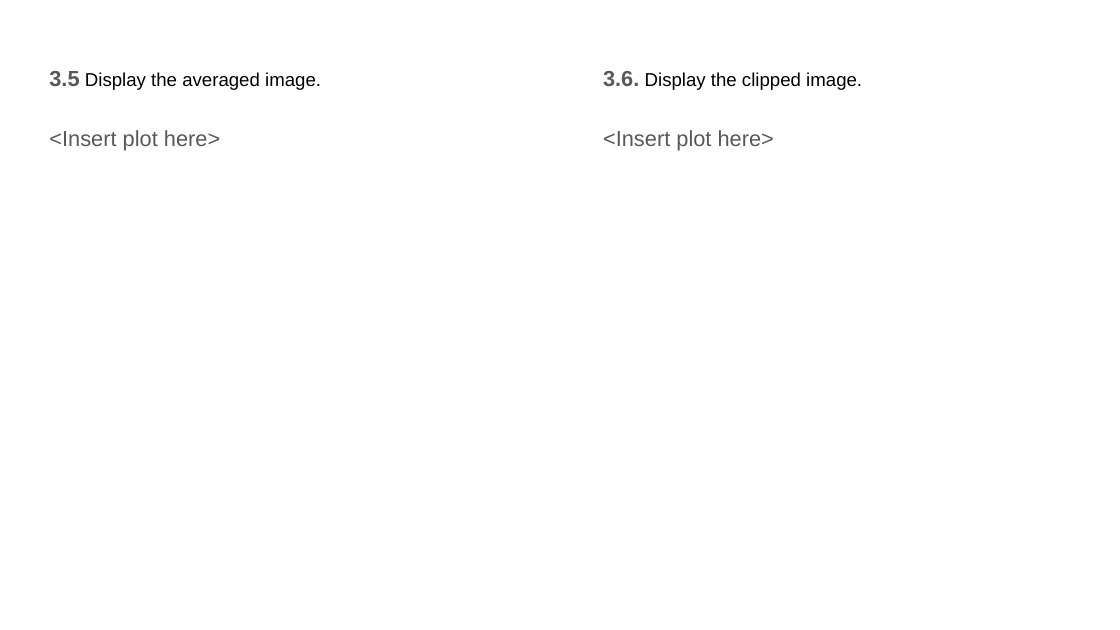
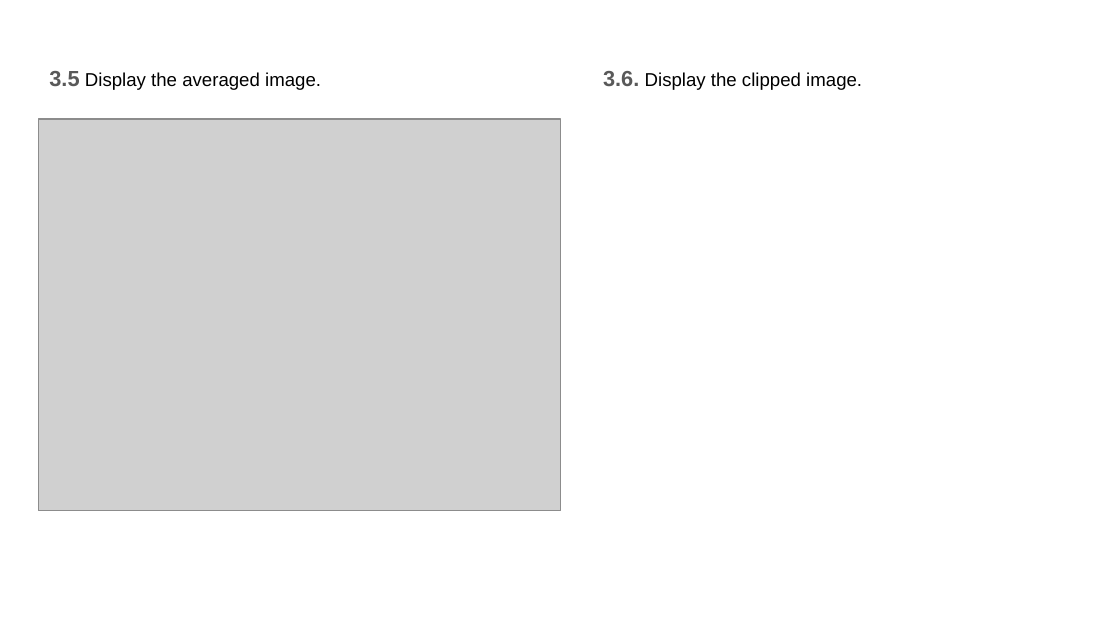
Before and after one commit to yunqingjia/cs4476, a slide deck: slide 8 of PS1/Yunqing_Jia.pptx. Drawn at 1120x630 pixels with LibreOffice and Linux fonts; fonts in the diff are those of the drawing; grey boxes stand for pictures. Boxes give left, top, right and bottom in pixels: in the first picture for what was removed or moved away, otherwise in the second. Text is boxed around its words. In the diff, an @@ line names an element or a change of style, - is before the commit and + after.

```diff
--- a/PS1/Yunqing_Jia.pptx
+++ b/PS1/Yunqing_Jia.pptx
@@ picture added at [38,119,561,511] @@
@@ text at [49,130,220,151]: paragraph removed @@
-<Insert plot here>
@@ text at [603,130,774,151]: paragraph removed @@
-<Insert plot here>
```
Also in this commit, not shown: 2 other slides changed, 1 other file.
